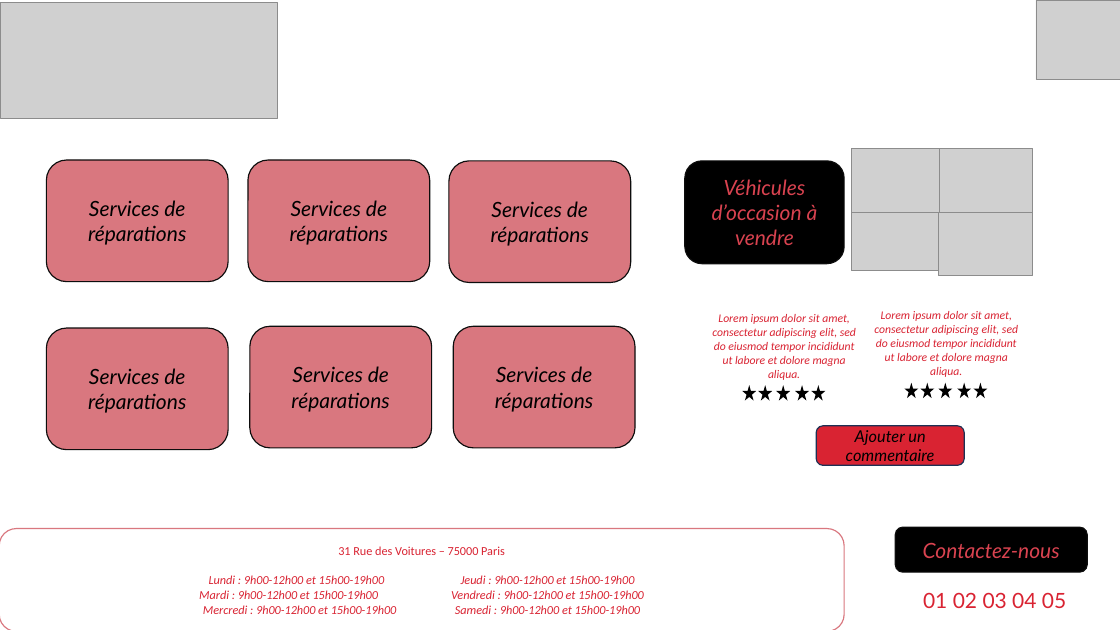
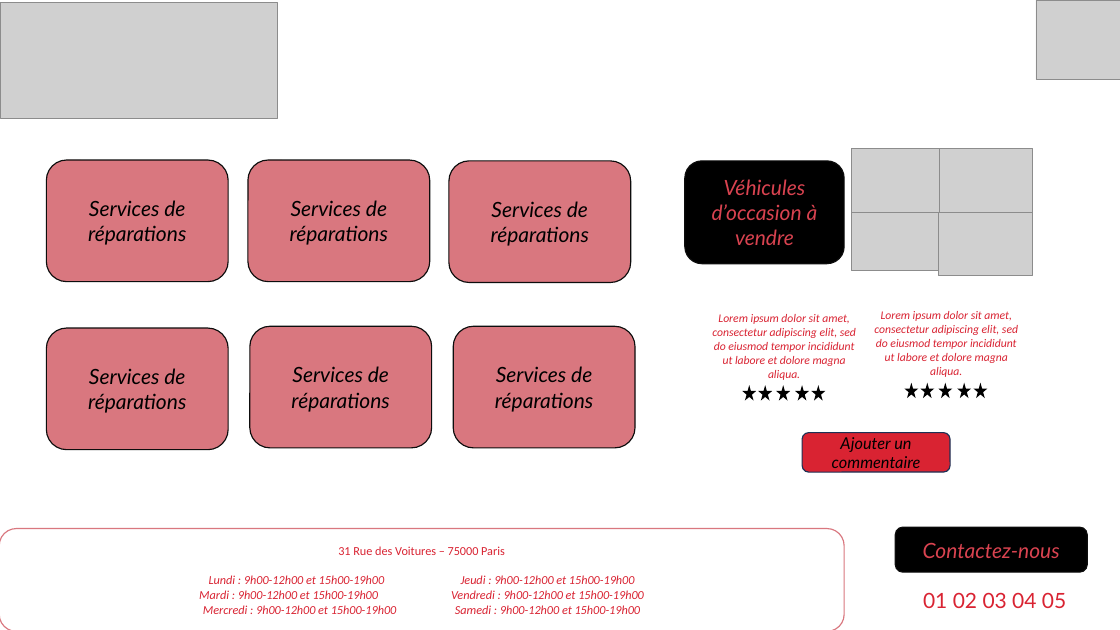
Before and after one commit to adele-dbs/garagevparrot, a slide deck: slide 1 of other/Maquette - Mockup.pptx. Drawn at 1120x630 pixels with LibreOffice and Linux fonts; fonts in the diff are those of the drawing; grey boxes stand for pictures. Boxes give left, top, right and bottom in pixels: in the first picture for what was removed or moved away, otherwise in the second. Text is boxed around its words. In the diff, an @@ line names an element or a change of style, - is before the commit and + after.

```diff
--- a/other/Maquette - Mockup.pptx
+++ b/other/Maquette - Mockup.pptx
@@ rounded rectangle "Ajouter un commentaire": place and size @@
-rounded rectangle "Ajouter un commentaire" at [817, 426, 965, 465]
+rounded rectangle "Ajouter un commentaire" at [802, 433, 950, 472]
```
Also in this commit, not shown: 3 other slides changed, 20 other files.
